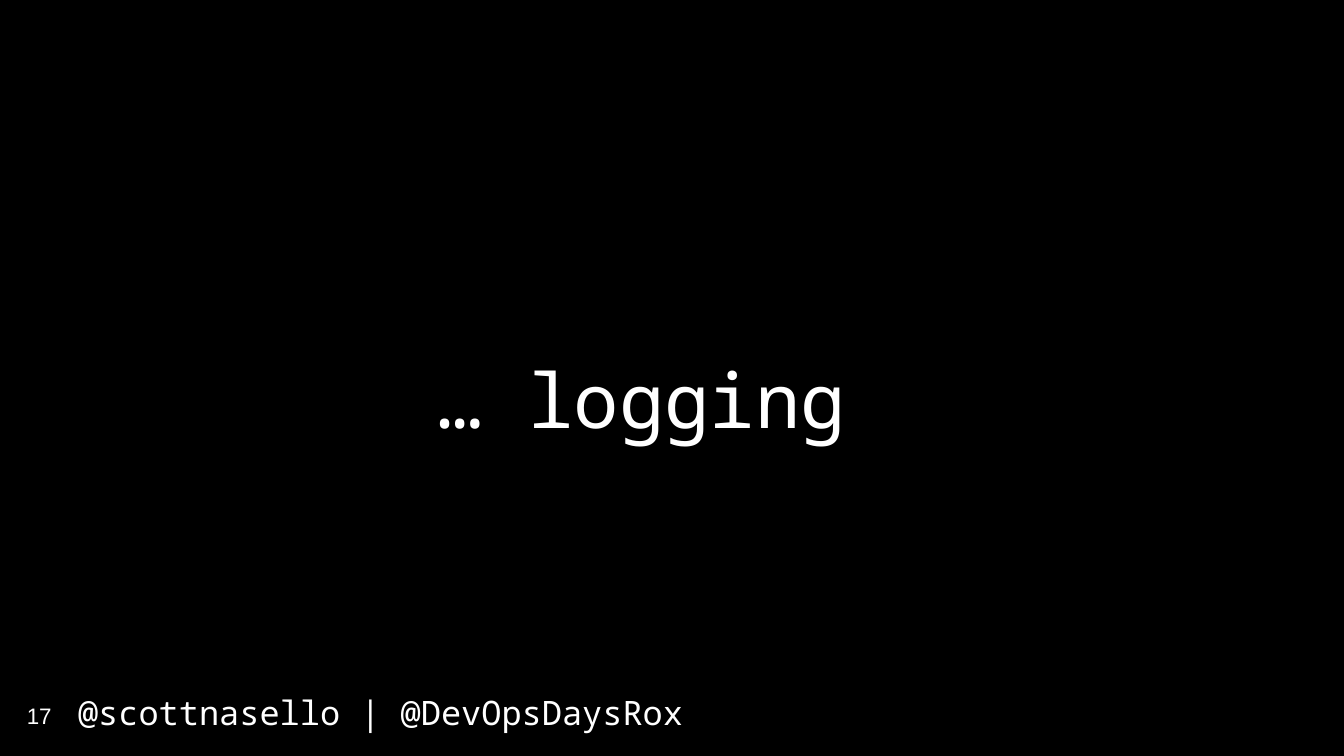
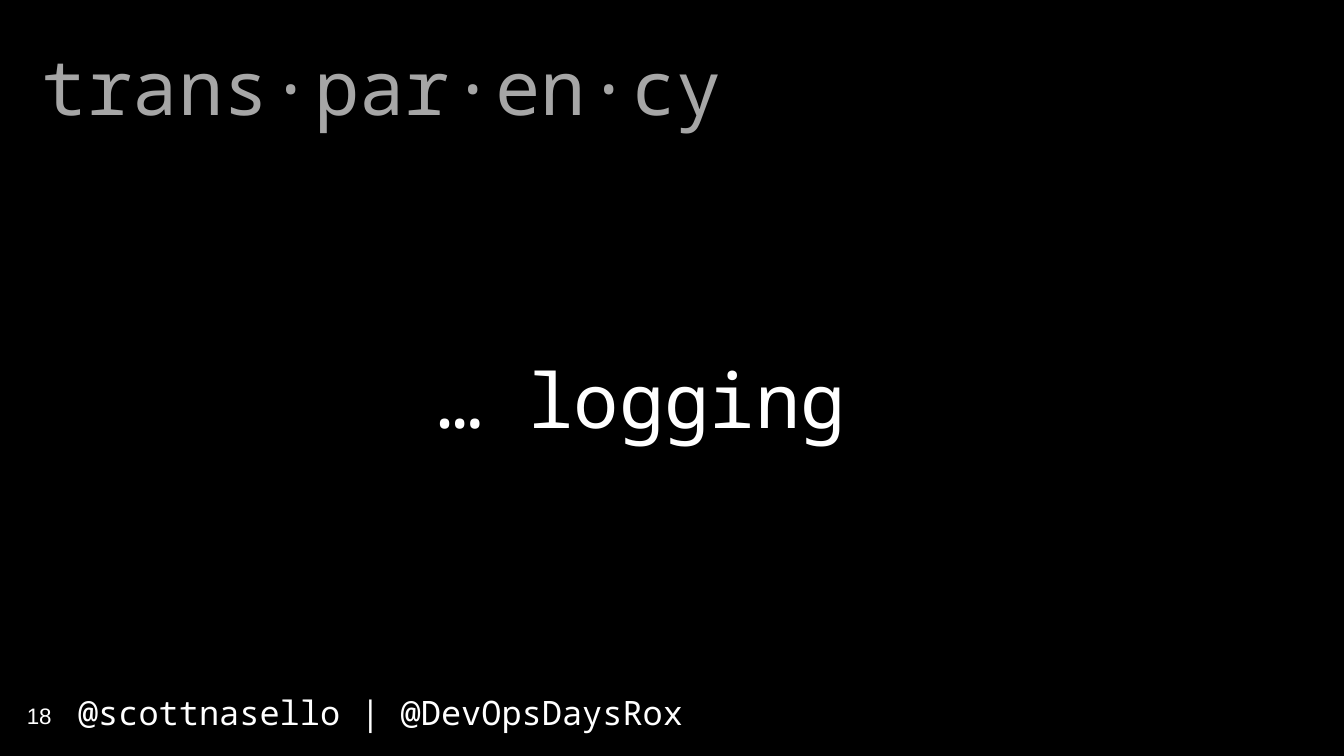
Before and after one commit to scottnasello/talks, a slide deck: slide 18 of 2017-04-10 Denver DevOpsDays/DevOpsDays Denver.pptx (slide 17 before the commit). Drawn at 1344x756 pixels with LibreOffice and Linux fonts; fonts in the diff are those of the drawing. Boxes give left, top, right and bottom in pixels: in the first picture for what was removed or moved away, otherwise in the second. Text is boxed around its words. In the diff, an @@ line names an element or a change of style, - is before the commit and + after.

```diff
--- a/2017-04-10 Denver DevOpsDays/DevOpsDays Denver.pptx
+++ b/2017-04-10 Denver DevOpsDays/DevOpsDays Denver.pptx
@@ text added at (42, 63, 722, 134), 54 pt, text #A6A6A6 @@
+trans·par·en·cy
@@ page number at (27, 708, 52, 725): text changed @@
-17
+18
```
Also in this commit, not shown: 13 other slides changed, 5 slides added, 5 slides removed.
